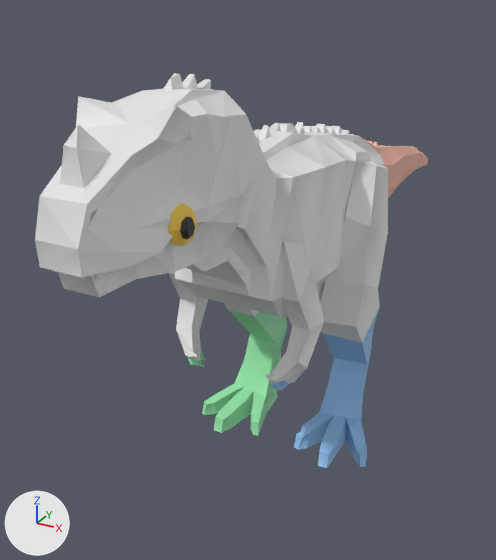
An edit to the FBX model assets/blender/cerato.fbx, drawn before and after from the same camera.
Camera for both pictures: a camera (50 mm lens) standing at (0.0319, -0.0708, 0.0247) and looking at (-0.0076, 0.0012, -0.0113). The lights are fixed; the arrows at lower left show +X, +Y and +Z. The picture after the commit comes second. Where no turn or scale is listed for an object, it has been applied to the vertices.

The first picture shows 'cerato_Body', 'cerato_Dark', 'cerato_Eyes', 'cerato_LegL', 'cerato_LegR', 'cerato_Tail'.
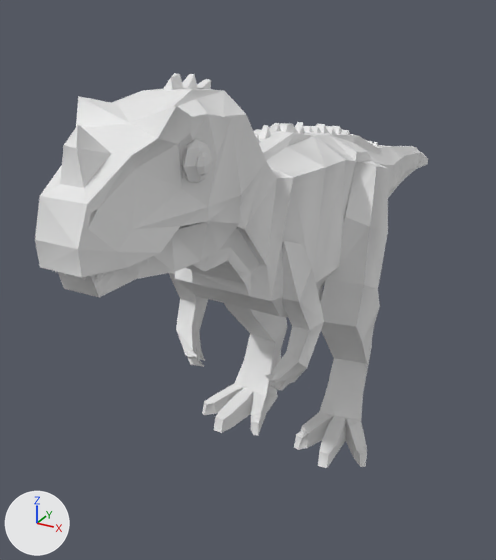
Changed parts and their boxes [x1, y1, x2, y2] in the pictures (496 x 560 px):
```json
{"object": "cerato_LegL", "change": "recoloured", "before": [271, 309, 379, 468], "after": [271, 309, 379, 468], "on screen": "blue to white"}
{"object": "cerato_LegR", "change": "recoloured", "before": [188, 310, 287, 435], "after": [188, 310, 287, 435], "on screen": "green to white"}
{"object": "cerato_Tail", "change": "recoloured", "before": [361, 137, 428, 198], "after": [361, 137, 428, 198], "on screen": "beige to white"}
{"object": "cerato_Eyes", "change": "reshaped, recoloured", "before": [168, 203, 197, 246], "after": [182, 139, 213, 183], "on screen": "7% wider"}
{"object": "cerato_Dark", "change": "reshaped, recoloured", "before": [180, 217, 195, 239], "after": [196, 152, 211, 176]}
```

Edits to the scene script, one JSON object a line:
```json
{"block": "me_cerato_dark_005", "where": "# used by ob_cerato_dark; location = (0.0, 0.0, 0.0)"}
{"op": "remove", "block": "me_cerato_dark_005", "code": "me_cerato_dark_005.from_pydata(...)  # 40 vertices, 48 faces; spans x -0.00512..0.00515, y -0.03159..-0.02979, z 0.00687..0.00867"}
{"op": "remove", "block": "me_cerato_dark_005", "code": "me_cerato_dark_005.materials.append(mat_pc_dark)  # black #272727"}
{"op": "add", "block": "me_cerato_dark_005", "code": "me_cerato_dark_005.from_pydata(...)  # 40 vertices, 48 faces; spans x -0.00535..0.00541, y -0.02959..-0.02779, z 0.01127..0.01307"}
{"block": "me_cerato_dark_005", "change": "me_cerato_dark_005 part 1: the loose piece of 20 vertices spanning x 0.00438..0.00515, y -0.03159..-0.02979, z 0.00687..0.00867 is moved by (0.00026, 0.002, 0.00439)"}
{"block": "me_cerato_dark_005", "change": "other edits to the shape of me_cerato_dark_005 do not show in these pictures"}
{"block": "me_cerato_legr_005", "where": "me_cerato_legr_005.from_pydata(...)  # 79 vertices, 136 faces; spans x -0.0117..-0.0025, y -0.0161..0.0079, z -0.0299..-0.0128"}
{"op": "remove", "block": "me_cerato_legr_005", "code": "me_cerato_legr_005.materials.append(mat_pc_legr)  # green #95e7aa"}
{"block": "me_cerato_legl_005", "where": "me_cerato_legl_005.from_pydata(...)  # 79 vertices, 138 faces; spans x 0.0026..0.0118, y -0.0161..0.0079, z -0.0299..-0.0128"}
{"op": "remove", "block": "me_cerato_legl_005", "code": "me_cerato_legl_005.materials.append(mat_pc_legl)  # blue #95c4f3"}
{"block": "me_cerato_eyes_005", "where": "# used by ob_cerato_eyes; location = (0.0, 0.0, 0.0)"}
{"op": "remove", "block": "me_cerato_eyes_005", "code": "me_cerato_eyes_005.from_pydata(...)  # 40 vertices, 48 faces; spans x -0.0048..0.00483, y -0.03199..-0.02859, z 0.00607..0.00947"}
{"op": "remove", "block": "me_cerato_eyes_005", "code": "me_cerato_eyes_005.materials.append(mat_pc_eyes)  # yellow #f9ce50"}
{"op": "add", "block": "me_cerato_eyes_005", "code": "me_cerato_eyes_005.from_pydata(...)  # 40 vertices, 48 faces; spans x -0.00503..0.00509, y -0.02999..-0.02659, z 0.01047..0.01387"}
{"block": "me_cerato_eyes_005", "change": "me_cerato_eyes_005 part 2: the loose piece of 20 vertices spanning x 0.0031..0.00483, y -0.03199..-0.02859, z 0.00607..0.00947 is moved by (0.00026, 0.002, 0.00439)"}
{"block": "me_cerato_eyes_005", "change": "other edits to the shape of me_cerato_eyes_005 do not show in these pictures"}
{"block": "me_cerato_tail_005", "where": "me_cerato_tail_005.from_pydata(...)  # 88 vertices, 136 faces; spans x -0.004..0.004, y 0.013..0.0553, z -0.0068..0.0063"}
{"op": "remove", "block": "me_cerato_tail_005", "code": "me_cerato_tail_005.materials.append(mat_pc_tail)  # beige #edb3a0"}
```
